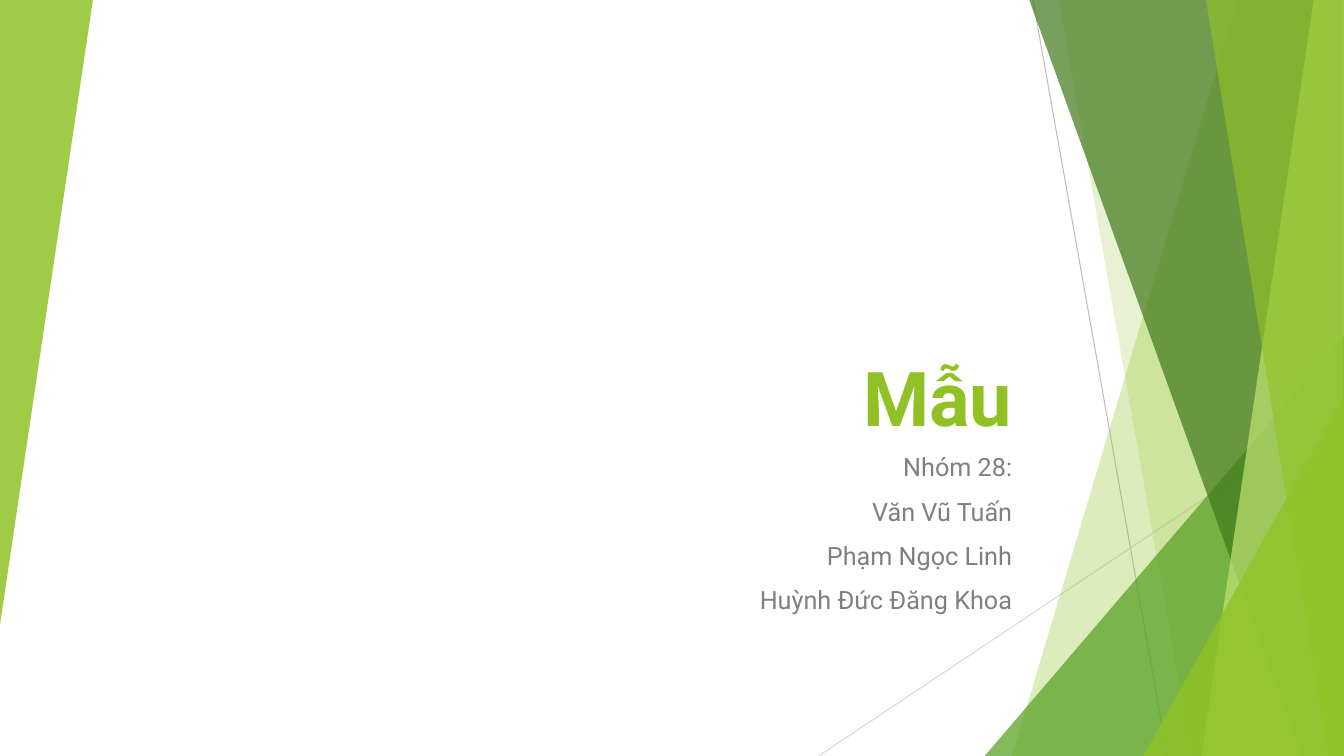
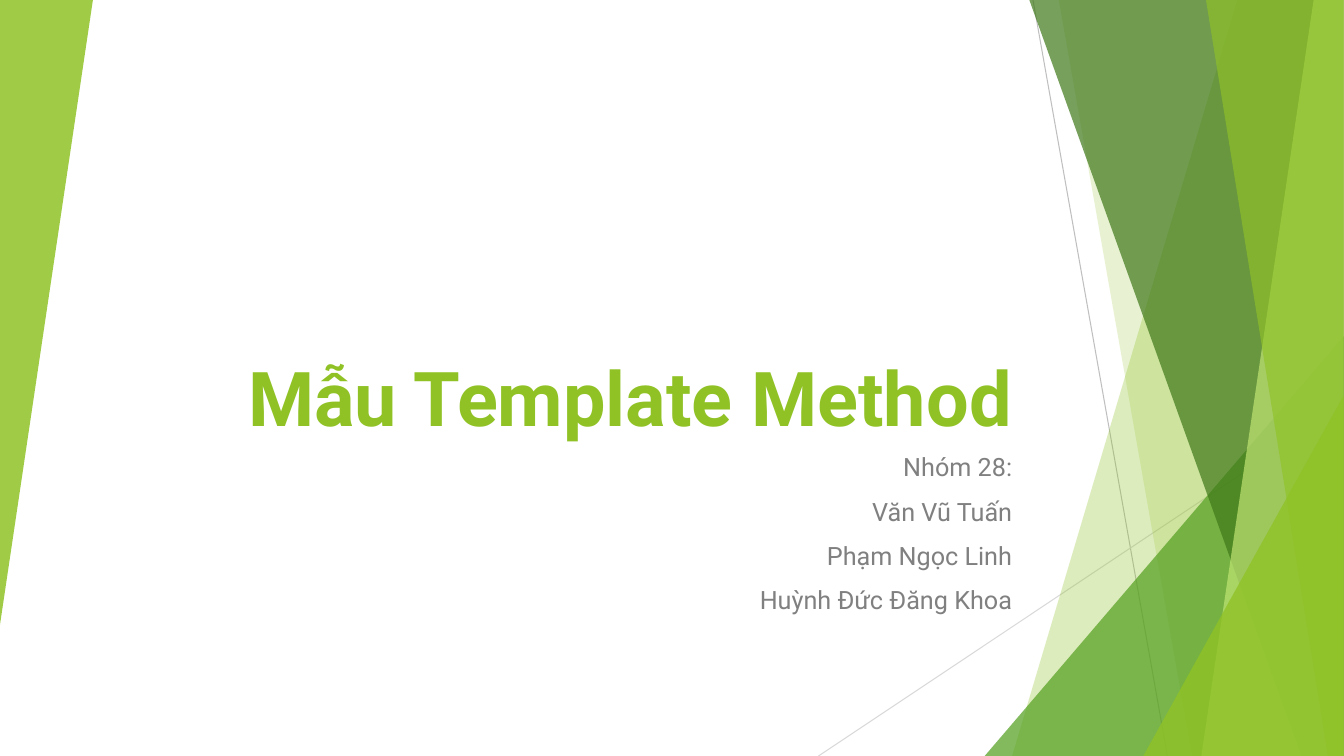
Before and after one commit to ChrisJamison/design_pattern, a slide deck: slide 1 of Báo cáo cuối kỳ/22. Template Method/Slide.pptx. Drawn at 1344x756 pixels with LibreOffice and Linux fonts; fonts in the diff are those of the drawing. Boxes give left, top, right and bottom in pixels: in the first picture for what was removed or moved away, otherwise in the second. Text is boxed around its words. In the diff, an @@ line names an element or a change of style, - is before the commit and + after.

Commit message:
Update mẫu template.

```diff
--- a/Báo cáo cuối kỳ/22. Template Method/Slide.pptx
+++ b/Báo cáo cuối kỳ/22. Template Method/Slide.pptx
@@ title at box(248, 364, 1012, 442): text changed @@
-Mẫu
+Mẫu Template Method
```
Also in this commit, not shown: 8 other slides changed, 1 slide removed, 3 other files.
